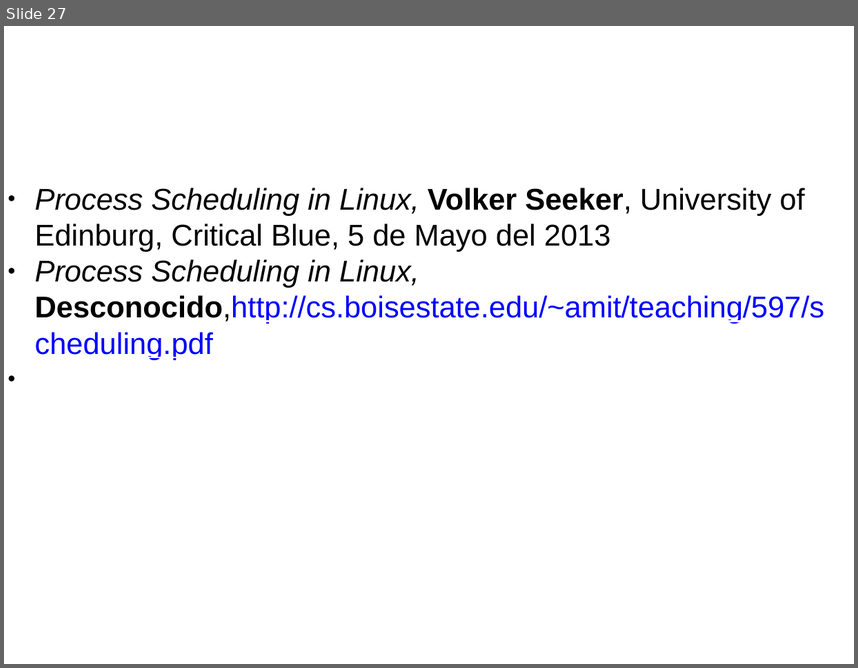
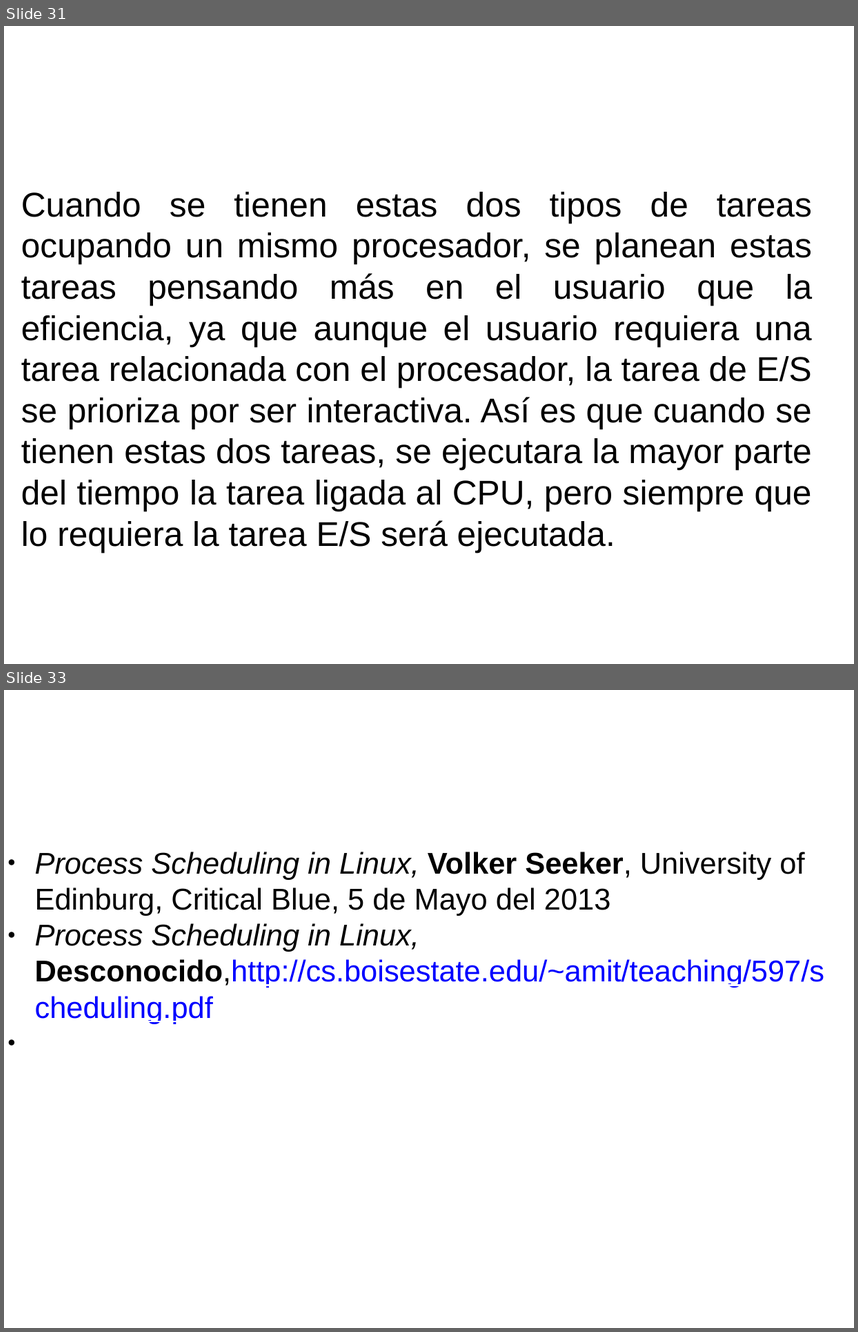
Before and after one commit to gwolf/clase-sistop-2017-01, a slide deck: exposiciones/planificadorCFS/planificadorCFS.pptx. Shown one above the other, each under a label of ours: slide 27 before the commit, slides 31 and 33 after it; the slides between them are not shown. The pictures are 858x668 and 858x1332 pixels, drawn with LibreOffice and Linux fonts; fonts in the diff are those of the drawing; background and template pictures are left out. Boxes give left, top, right and bottom in pixels: in the first picture for what was removed or moved away, otherwise in the second. Text is boxed around its words. In the diff, an @@ line names an element or a change of style, - is before the commit and + after.

```diff
--- a/exposiciones/planificadorCFS/planificadorCFS.pptx
+++ b/exposiciones/planificadorCFS/planificadorCFS.pptx
@@ slide 31 added at (4,26,854,664), background #FFFFFF @@
@@ text added at (21,192,813,552), 32 pt, text #000000 @@
+Cuando se tienen estas dos tipos de tareas ocupando un mismo procesador, se planean estas tareas pensando más en el usuario que la eficiencia, ya que aunque el usuario requiera una tarea relacionada con el procesador, la tarea de E/S se prioriza por ser interactiva. Así es que cuando se tienen estas dos tareas, se ejecutara la mayor parte del tiempo la tarea ligada al CPU, pero siempre que lo requiera la tarea E/S será ejecutada.
@@ text added at (21,276,535,509), 40 pt, text #FFFFFF @@
+5.3 Manejando tareas ligadas
+a CPU y a I/O
@@ what was slide 27 is now slide 33 @@
```
Also in this commit, not shown: 5 other slides added.
